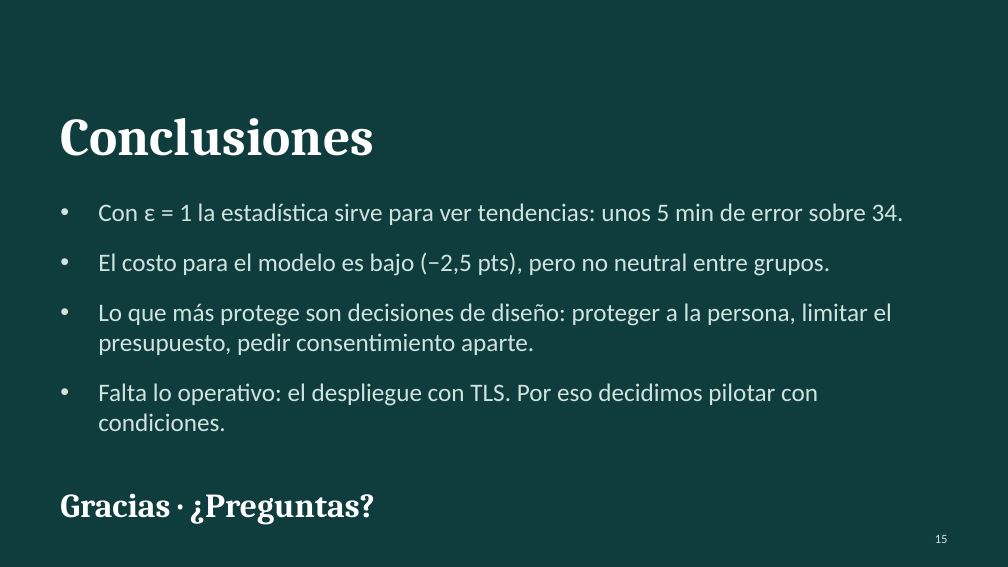
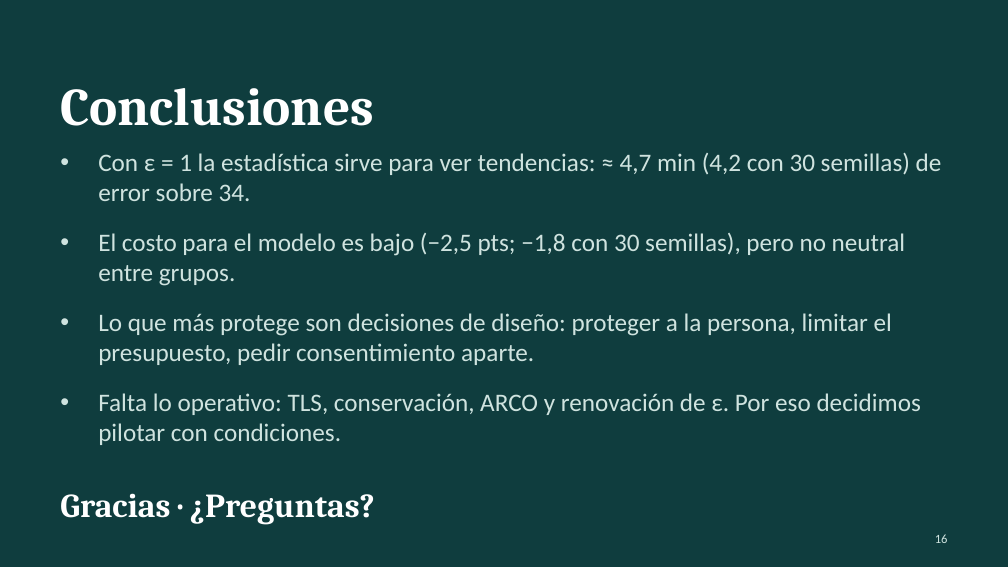
Before and after one commit to JoelxD12O/Proyecto-2---etica-y-seguridad-de-datos, a slide deck: slide 16 of presentacion/Presentacion_Alzace_Final.pptx (slide 15 before the commit). Drawn at 1008x567 pixels with LibreOffice and Linux fonts; fonts in the diff are those of the drawing. Boxes give left, top, right and bottom in pixels: in the first picture for what was removed or moved away, otherwise in the second. Text is boxed around its words. In the diff, an @@ line names an element or a change of style, - is before the commit and + after.

```diff
--- a/presentacion/Presentacion_Alzace_Final.pptx
+++ b/presentacion/Presentacion_Alzace_Final.pptx
@@ text "Conclusiones": place and size @@
-text "Conclusiones" at [60,118,374,156]
+text "Conclusiones" at [60,88,374,126]
@@ text "Con ε = 1 la ...": place and size @@
-text "Con ε = 1 la ..." at [98,203,904,431]
+text "Con ε = 1 la ..." at [98,153,942,445]
@@ text at [98,153,942,286]: text changed @@
-• Con ε = 1 la estadística sirve para ver tendencias: unos 5 min de error sobre 34.
-• El costo para el modelo es bajo (−2,5 pts), pero no neutral entre grupos.
+• Con ε = 1 la estadística sirve para ver tendencias: ≈ 4,7 min (4,2 con 30 semillas) de error sobre 34.
+• El costo para el modelo es bajo (−2,5 pts; −1,8 con 30 semillas), pero no neutral entre grupos.
@@ text at [98,393,921,445]: text changed @@
-• Falta lo operativo: el despliegue con TLS. Por eso decidimos pilotar con condiciones.
+• Falta lo operativo: TLS, conservación, ARCO y renovación de ε. Por eso decidimos pilotar con condiciones.
@@ page number at [935,534,948,543]: text changed @@
-15
+16
```
Also in this commit, not shown: 11 other slides changed, 1 slide added, 13 other files.
